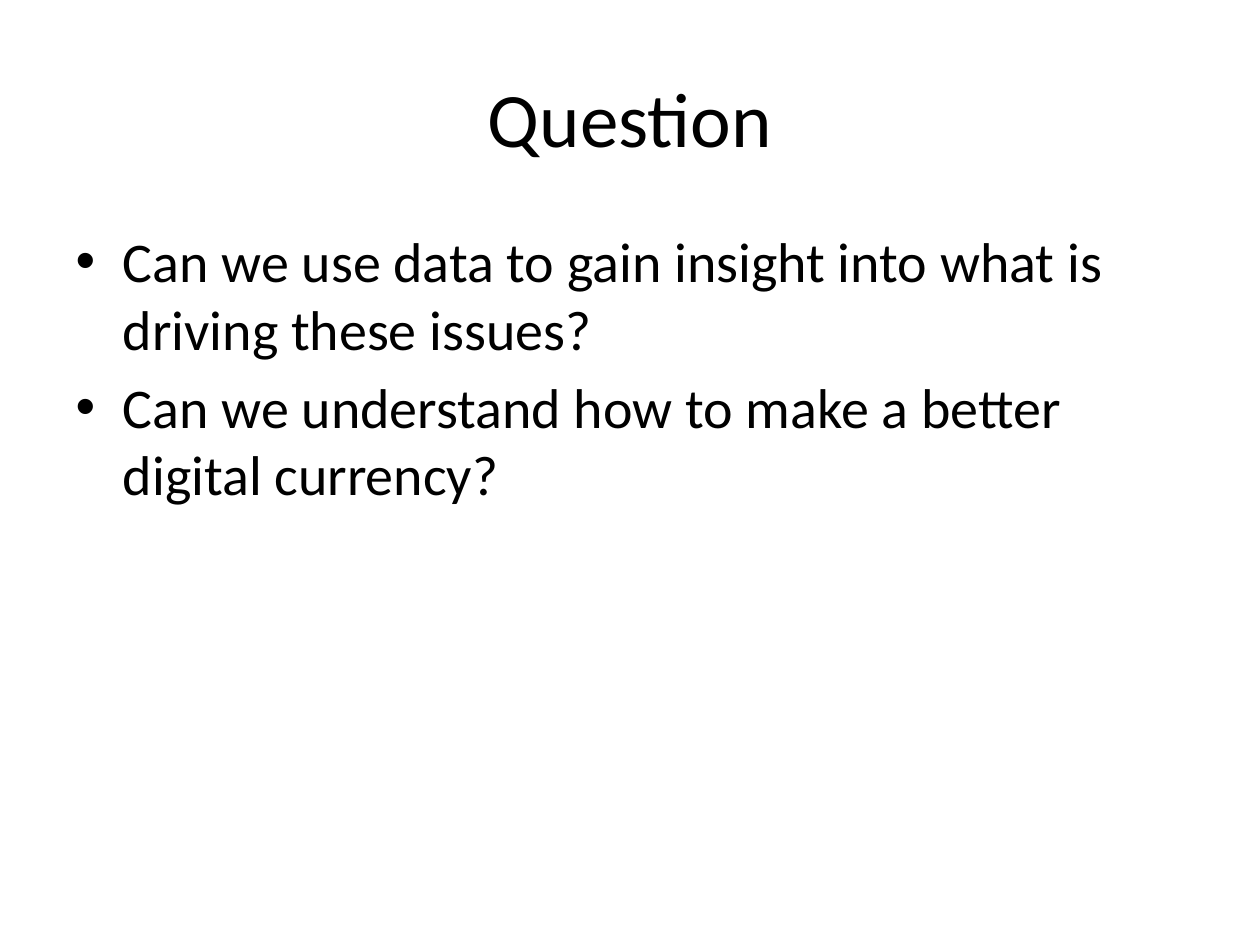
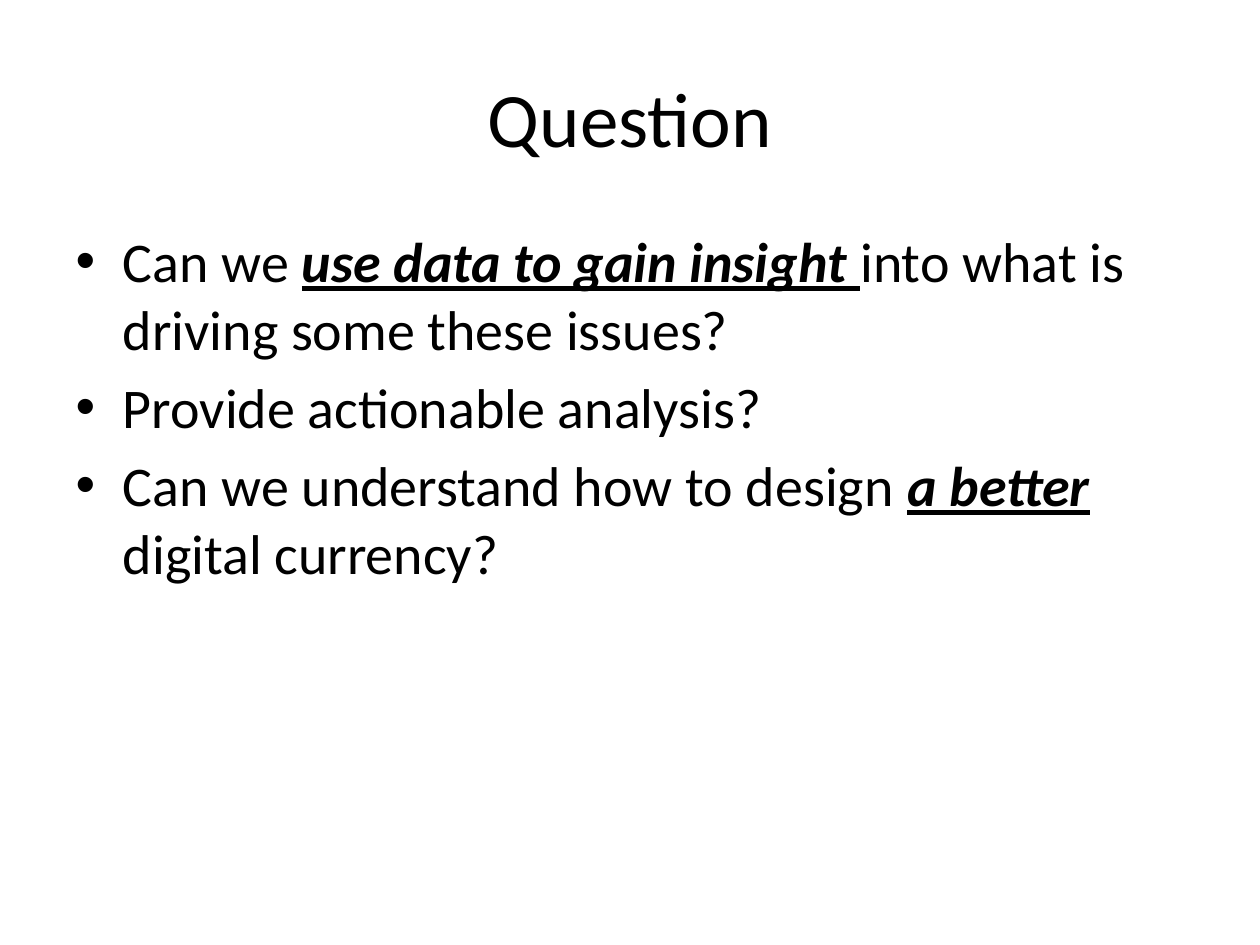
Before and after one commit to dc1340/cornell_data_hackathon_2_2016, a slide deck: slide 4 of Hackathon_Presentation.pptx. Drawn at 1260x945 pixels with LibreOffice and Linux fonts; fonts in the diff are those of the drawing. Boxes give left, top, right and bottom in pixels: in the first picture for what was removed or moved away, otherwise in the second. Text is boxed around its words. In the diff, an @@ line names an element or a change of style, - is before the commit and + after.

```diff
--- a/Hackathon_Presentation.pptx
+++ b/Hackathon_Presentation.pptx
@@ text at (x1=123, y1=242, x2=1125, y2=584): text changed @@
-• Can we use data to gain insight into what is driving these issues?
-• Can we understand how to make a better digital currency?
+• Can we use data to gain insight into what is driving some these issues?
+• Provide actionable analysis?
+• Can we understand how to design a better digital currency?
```
Also in this commit, not shown: 6 other slides changed, 4 slides added, 2 slides removed.
